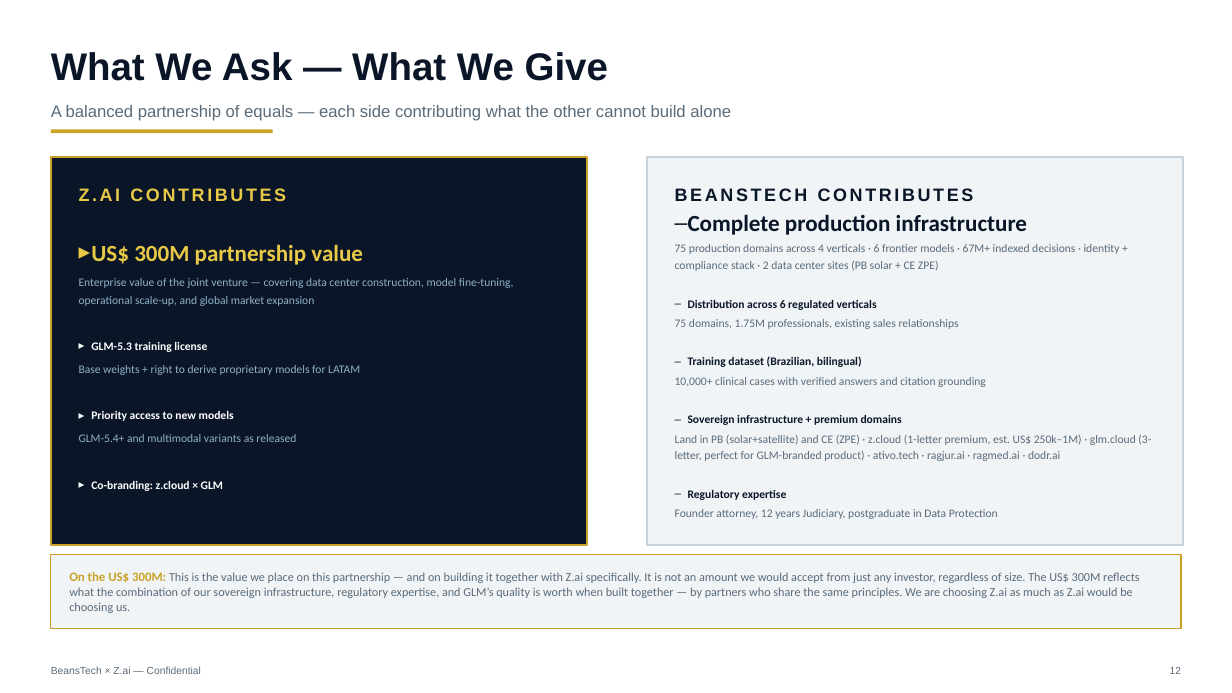
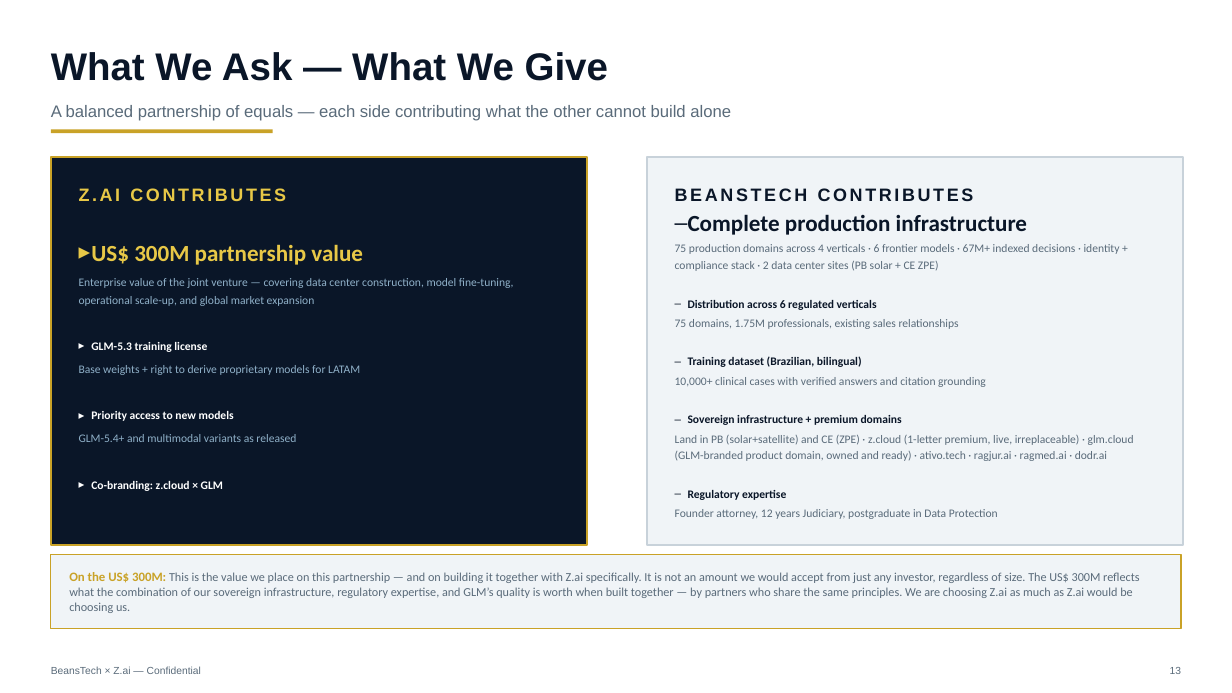
Before and after one commit to beanstechhub/healthtech-infra, a slide deck: slide 13 of apresentacoes/ZCloud-Zai-Parceria-EN.pptx (slide 12 before the commit). Drawn at 1232x693 pixels with LibreOffice and Linux fonts; fonts in the diff are those of the drawing. Boxes give left, top, right and bottom in pixels: in the first picture for what was removed or moved away, otherwise in the second. Text is boxed around its words. In the diff, an @@ line names an element or a change of style, - is before the commit and + after.

Commit message:
Revenue challenge slide (monetization gap, compute dependency, ecosystem moat); domain prices removed — irreplaceable

```diff
--- a/apresentacoes/ZCloud-Zai-Parceria-EN.pptx
+++ b/apresentacoes/ZCloud-Zai-Parceria-EN.pptx
@@ text at box(675, 435, 1134, 461): text changed @@
-Land in PB (solar+satellite) and CE (ZPE) · z.cloud (1-letter premium, est. US$ 250k–1M) · glm.cloud (3-letter, perfect for GLM-branded product) · ativo.tech · ragjur.ai · ragmed.ai · dodr.ai
+Land in PB (solar+satellite) and CE (ZPE) · z.cloud (1-letter premium, live, irreplaceable) · glm.cloud (GLM-branded product domain, owned and ready) · ativo.tech · ragjur.ai · ragmed.ai · dodr.ai
```
Also in this commit, not shown: 4 other slides changed, 1 slide added, 1 other file.
